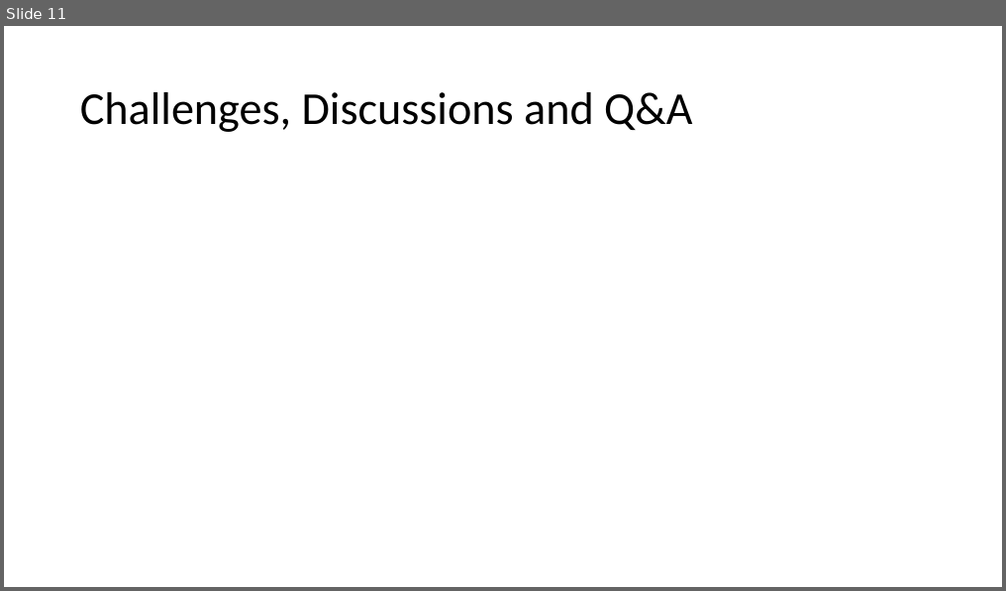
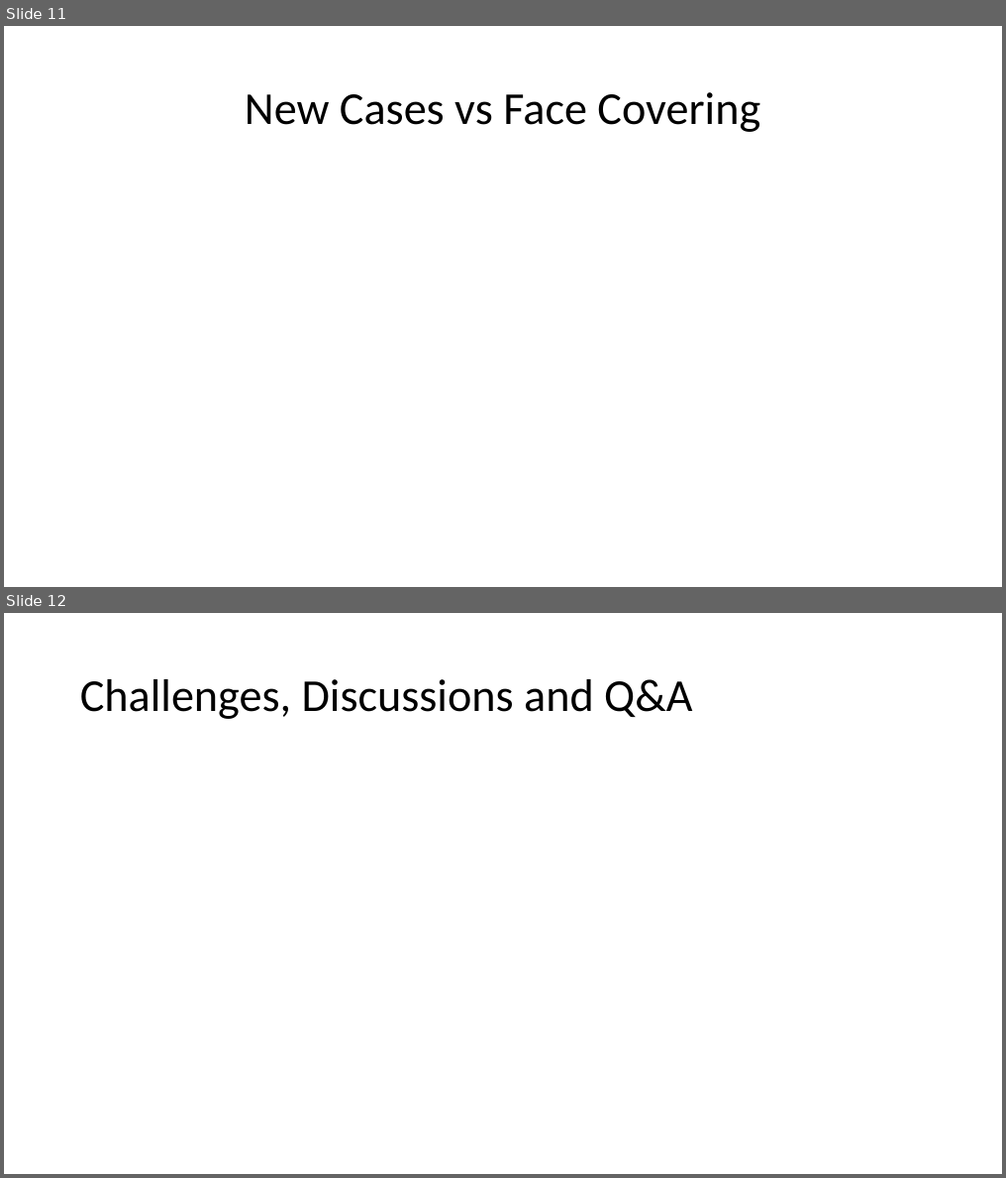
Before and after one commit to nithiyasuresh/Project-1-Covid-PolicyChangesAnalysis, a slide deck: Output/Policy_Changes.pptx. Shown one above the other, each under a label of ours: slide 11 before the commit, slides 11 and 12 after it. The pictures are 1006x591 and 1006x1178 pixels, drawn with LibreOffice and Linux fonts; fonts in the diff are those of the drawing. Boxes give left, top, right and bottom in pixels: in the first picture for what was removed or moved away, otherwise in the second. Text is boxed around its words. In the diff, an @@ line names an element or a change of style, - is before the commit and + after.

```diff
--- a/Output/Policy_Changes.pptx
+++ b/Output/Policy_Changes.pptx
@@ slide 11 added at (4, 26, 1002, 587), background #FFFFFF @@
@@ title added at (245, 92, 760, 132), 44 pt, text #000000 @@
+New Cases vs Face Covering
@@ what was slide 11 is now slide 12 @@
```
Also in this commit, not shown: 1 slide changed, 4 other files.
